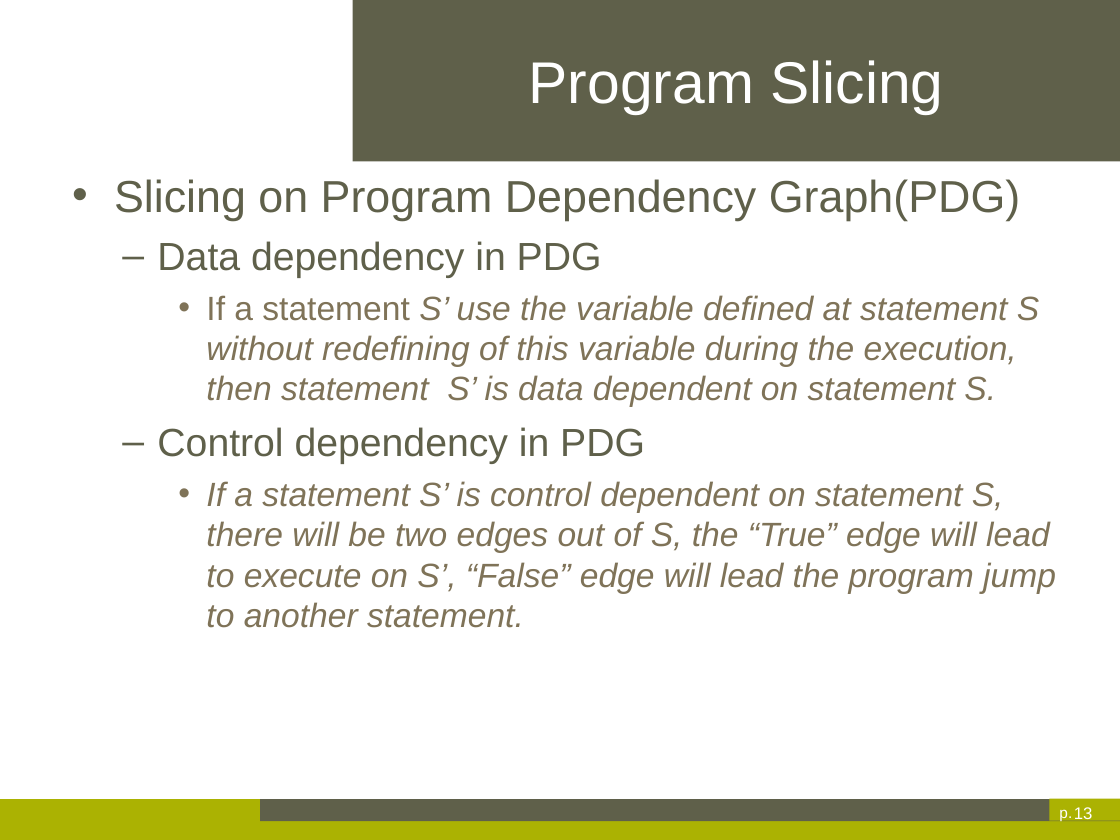
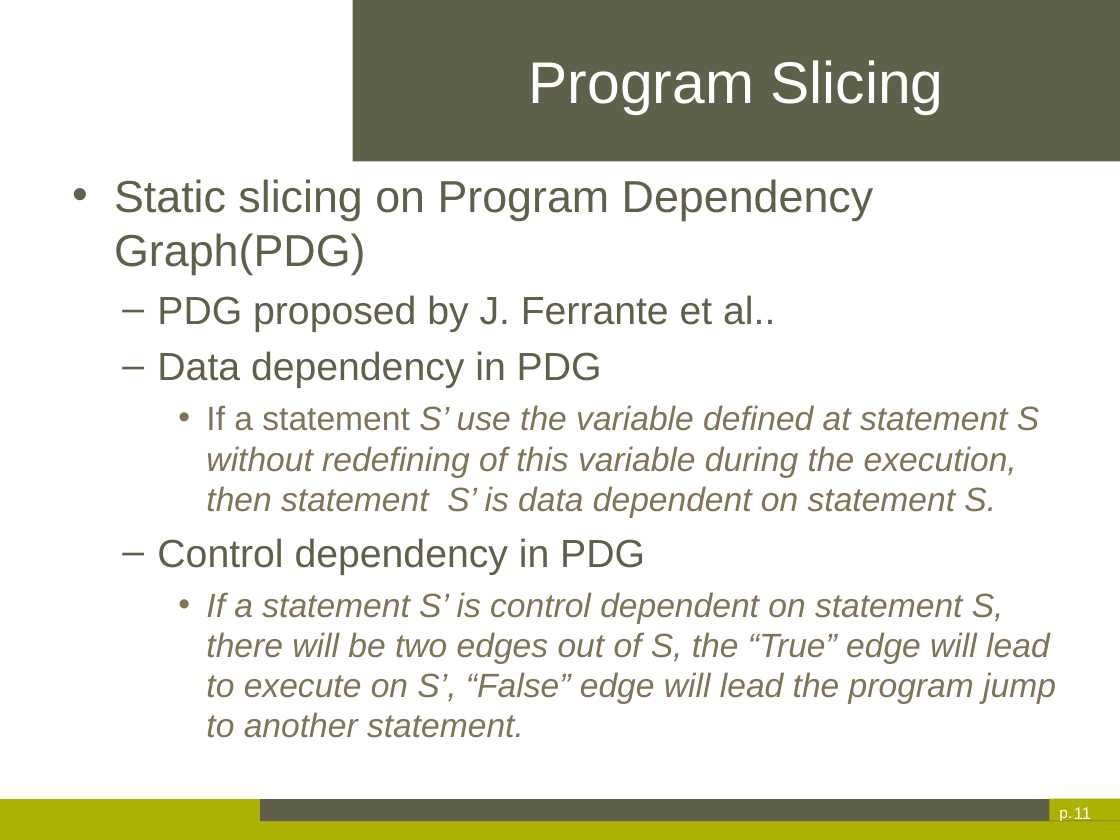
Before and after one commit to axrbao/Thesis-dessertation, a slide deck: slide 11 of Xinran AI-Thesis Presentation.pptx (slide 13 before the commit). Drawn at 1120x840 pixels with LibreOffice and Linux fonts; fonts in the diff are those of the drawing; background and template pictures are left out. Boxes give left, top, right and bottom in pixels: in the first picture for what was removed or moved away, otherwise in the second. Text is boxed around its words. In the diff, an @@ line names an element or a change of style, - is before the commit and + after.

```diff
--- a/Xinran AI-Thesis Presentation.pptx
+++ b/Xinran AI-Thesis Presentation.pptx
@@ text at (114,179,874,332): text changed @@
-• Slicing on Program Dependency Graph(PDG)
+• Static slicing on Program Dependency Graph(PDG)
+  – PDG proposed by J. Ferrante et al..
@@ page number at (1074,807,1091,819): text changed @@
-13
+11
```
Also in this commit, not shown: 16 other slides changed, 5 slides removed.
